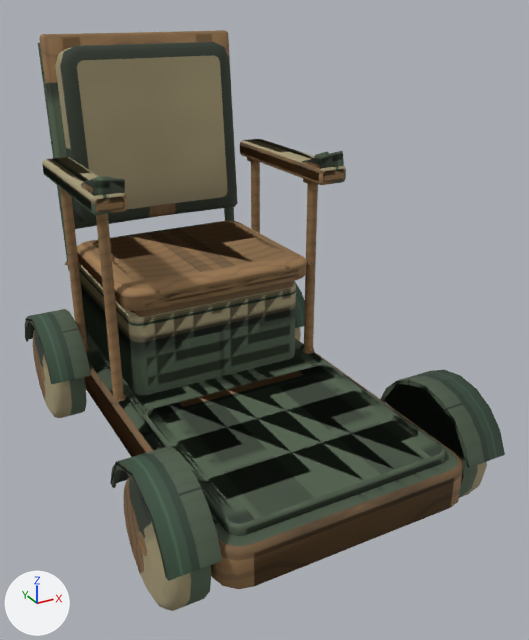
An edit to the FBX model Assets/KominkaHillside/Models/Cart/KH_OsanpoCart.fbx, drawn before and after from the same camera.
Camera for both pictures: a 50 mm camera at (-0.748, -1.556, 1.136) aimed at (0.057, -0.092, 0.404). Arrows for +X, +Y and +Z are at lower left; the lights stay in place. The first picture is the older version. Where no turn or scale is listed for an object, it has been applied to the vertices.

The first picture shows 'KH_OsanpoCart_AxleFront', 'KH_OsanpoCart_AxleFront_LOD1', 'KH_OsanpoCart_AxleRear', 'KH_OsanpoCart_Body', 'KH_OsanpoCart_Body_LOD1' and 1 more.
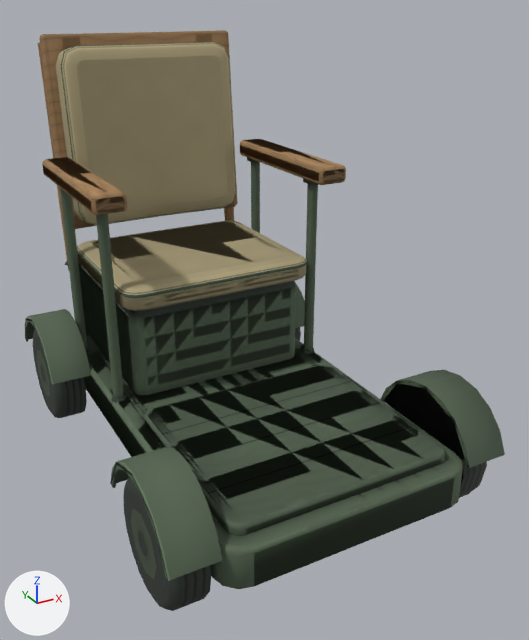
Location of each change, [x1, y1, x2, y2] in pixels of the pictures (529 x 640 px):
part 1 of me_kh_osanpocart_axlefront_lod1, surface changed
    both: [124, 443, 463, 603]
part 2 of me_kh_osanpocart_axlefront, surface changed
    both: [123, 416, 487, 611]
part 3 of me_kh_osanpocart_axlerear, surface changed
    both: [33, 327, 301, 418]
part 4 of me_kh_osanpocart_body, deleted
    before: [81, 178, 125, 196]
part 5 of me_kh_osanpocart_body, deleted
    before: [302, 151, 344, 169]
part 6 of me_kh_osanpocart_body, deleted
    before: [314, 151, 329, 158]
part 7 of me_kh_osanpocart_body, surface changed
    both: [25, 32, 505, 589]

Diff of the bpy script that builds the scene:
```diff
--- a/Assets/KominkaHillside/Models/Cart/KH_OsanpoCart.fbx.py
+++ b/Assets/KominkaHillside/Models/Cart/KH_OsanpoCart.fbx.py
@@ me_kh_osanpocart_body @@
 # used by ob_kh_osanpocart_body; location = (0.0, 0.0, 0.0)
-me_kh_osanpocart_body.from_pydata(...)  # 1646 vertices, 2876 faces; spans x -0.41..0.41, y -0.6..0.6, z 0.1..1.05
+me_kh_osanpocart_body.from_pydata(...)  # 1478 vertices, 2576 faces; spans x -0.41..0.41, y -0.6..0.6, z 0.1..1.05
+# me_kh_osanpocart_body part 4: the loose piece of 48 vertices spanning x -0.324..-0.25, y -0.025..0.07, z 0.739..0.786 is deleted
+# me_kh_osanpocart_body part 5: the loose piece of 48 vertices spanning x 0.25..0.324, y -0.025..0.07, z 0.739..0.786 is deleted
+# me_kh_osanpocart_body part 6: the loose piece of 36 vertices spanning x 0.267..0.306, y 0.004..0.042, z 0.76..0.78 is deleted
+# me_kh_osanpocart_body part 7: 2556 kept faces spanning x -0.41..0.41, y -0.6..0.6, z 0.1..1.05 get new texture (UV) coordinates
+# other edits to the shape of me_kh_osanpocart_body do not show in these pictures
 me_kh_osanpocart_body.materials.append(mat_kh_osanpocart_body)
@@ me_kh_osanpocart_axlerear @@
 me_kh_osanpocart_axlerear.from_pydata(...)  # 224 vertices, 408 faces; spans x -0.401..0.401, y -0.14..0.14, z -0.14..0.14
 # used by ob_kh_osanpocart_axlerear; location = (0.0, 0.41, 0.14)
+# me_kh_osanpocart_axlerear part 3: texture (UV) coordinates of 408 of 408 faces, centred in x -0.401..0.401, y -0.136..0.136, z -0.136..0.136, changed; they spanned u 0.36..0.99, v 0.83..0.95 and now span u 0.0..0.69, v 0.56..0.89
 me_kh_osanpocart_axlerear.materials.append(mat_kh_osanpocart_body)
@@ me_kh_osanpocart_axlefront @@
 me_kh_osanpocart_axlefront.from_pydata(...)  # 224 vertices, 408 faces; spans x -0.401..0.401, y -0.14..0.14, z -0.14..0.14
 # used by ob_kh_osanpocart_axlefront; location = (0.0, -0.42, 0.14)
+# me_kh_osanpocart_axlefront part 2: texture (UV) coordinates of 408 of 408 faces, centred in x -0.401..0.401, y -0.136..0.136, z -0.136..0.136, changed; they spanned u 0.36..0.99, v 0.83..0.95 and now span u 0.0..0.69, v 0.56..0.89
 me_kh_osanpocart_axlefront.materials.append(mat_kh_osanpocart_body)
@@ me_kh_osanpocart_axlefront_lod1 @@
 me_kh_osanpocart_axlefront_lod1.from_pydata(...)  # 88 vertices, 144 faces; spans x -0.4..0.4, y -0.14..0.14, z -0.14..0.14
 # used by ob_kh_osanpocart_axlefront_lod1; location = (0.0, -0.42, 0.14)
+# me_kh_osanpocart_axlefront_lod1 part 1: texture (UV) coordinates of 144 of 144 faces, centred in x -0.4..0.4, y -0.126..0.126, z -0.126..0.126, changed; they spanned u 0.36..0.99, v 0.83..0.95 and now span u 0.0..0.69, v 0.56..0.89
 me_kh_osanpocart_axlefront_lod1.materials.append(mat_kh_osanpocart_body)
```
